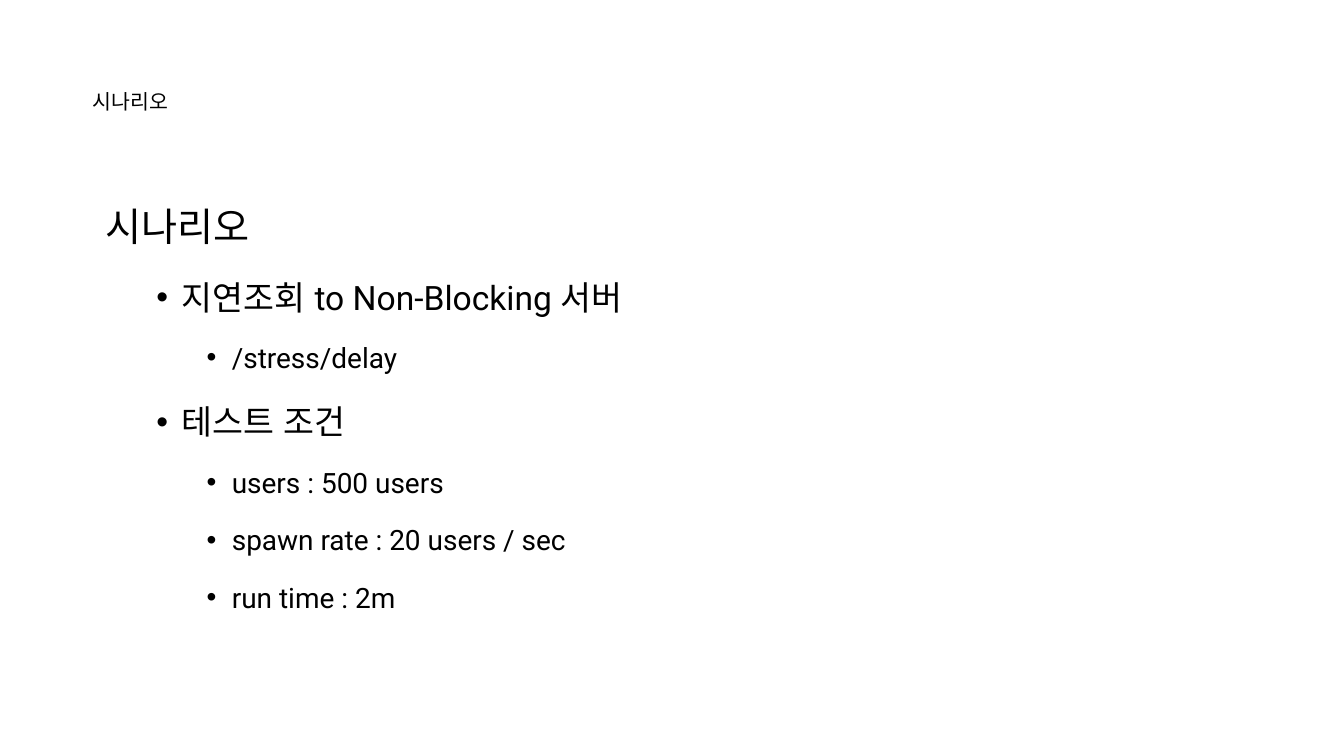
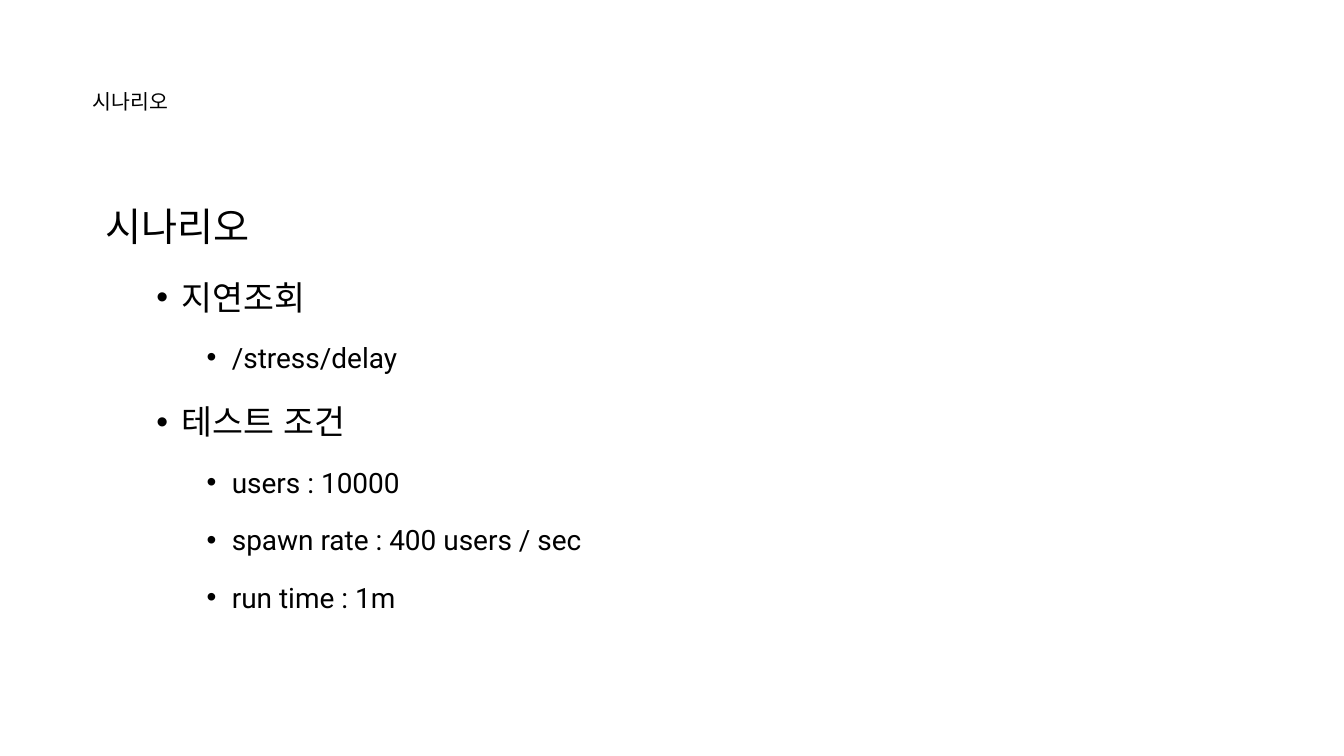
Before and after one commit to nayasis/fastcampus-hyper-webflux, a slide deck: slide 10 of 99.ppt/[Ch4-5. 비동기 서비스 부하 테스트.pptx (slide 13 before the commit). Drawn at 1344x756 pixels with LibreOffice and Linux fonts; fonts in the diff are those of the drawing; background and template pictures are left out. Boxes give left, top, right and bottom in pixels: in the first picture for what was removed or moved away, otherwise in the second. Text is boxed around its words. In the diff, an @@ line names an element or a change of style, - is before the commit and + after.

```diff
--- a/99.ppt/[Ch4-5. 비동기 서비스 부하 테스트.pptx
+++ b/99.ppt/[Ch4-5. 비동기 서비스 부하 테스트.pptx
@@ text at (181, 282, 305, 313): text changed @@
-  • 지연조회 to Non-Blocking 서버
+  • 지연조회
@@ text at (232, 472, 581, 609): text changed @@
-    • users : 500 users
-    • spawn rate : 20 users / sec
-    • run time : 2m
+    • users : 10000
+    • spawn rate : 400 users / sec
+    • run time : 1m
```
Also in this commit, not shown: 10 other slides changed, 4 slides added, 1 slide removed, 1 other file.
